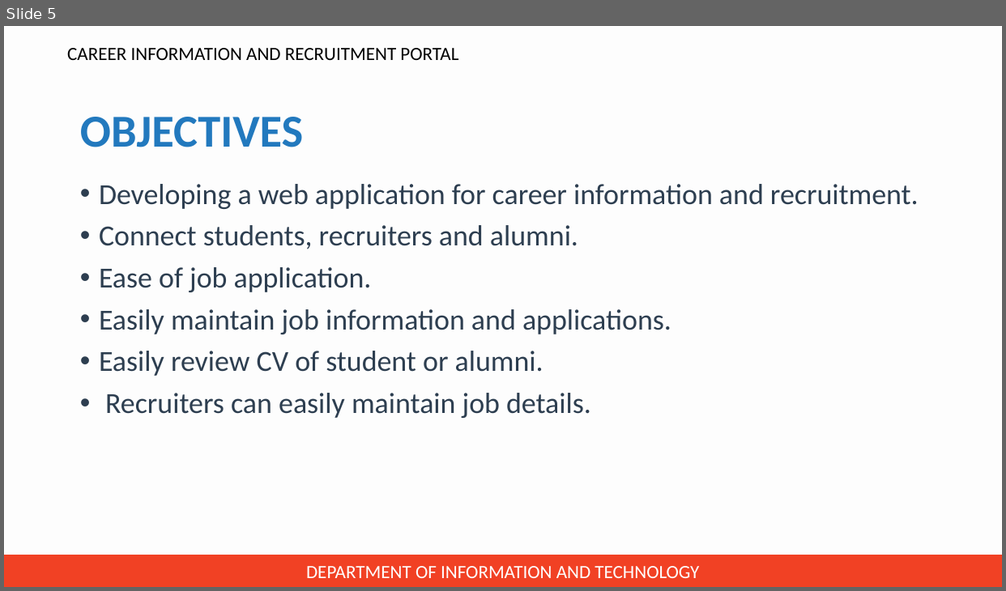
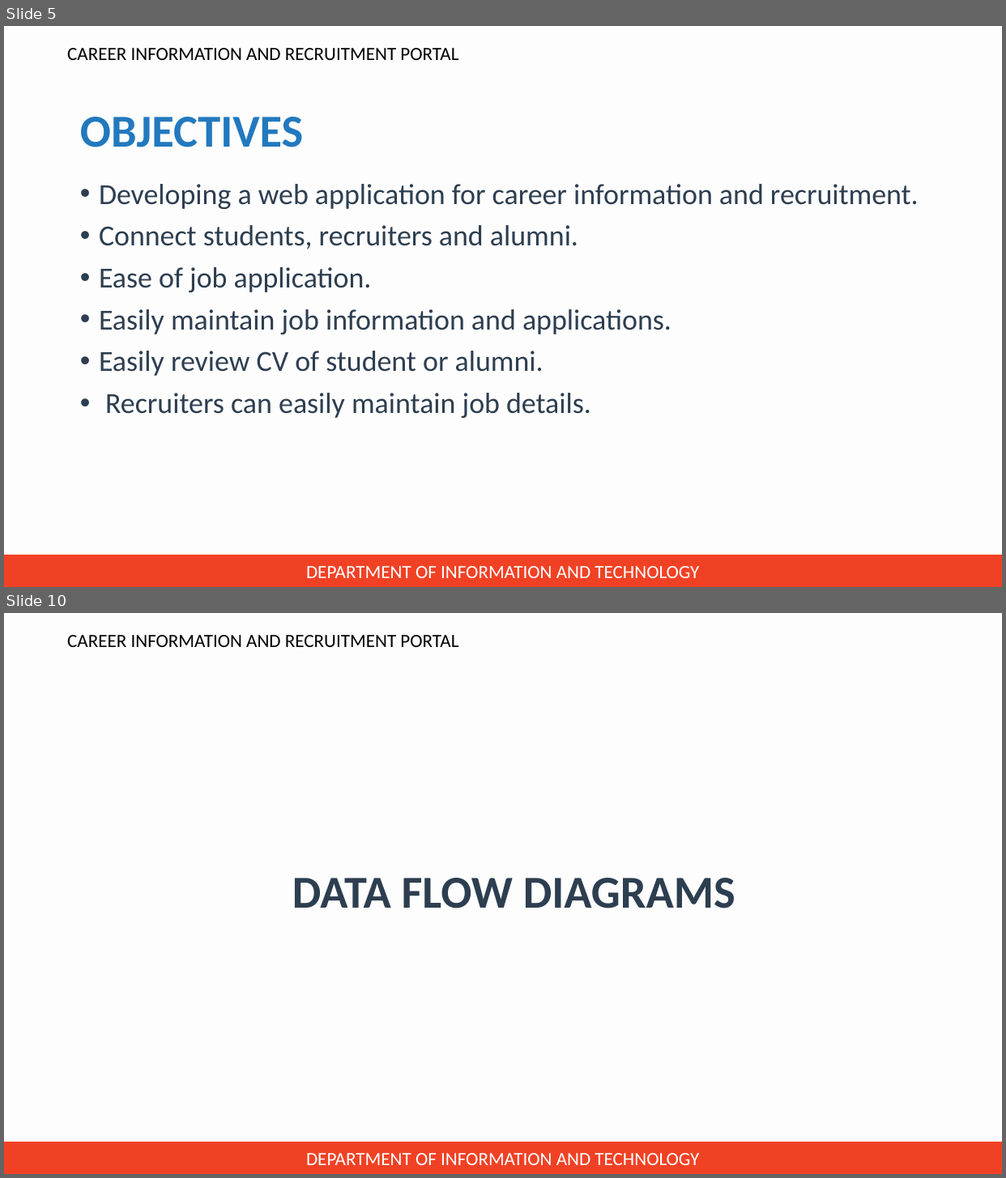
Before and after one commit to jincy-p-janardhanan/Career-Information-and-Recruitment-Portal, a slide deck: Presentation for zeroth review/PPT for zeroth review.pptx. Shown one above the other, each under a label of ours: slide 5 before the commit, slides 5 and 10 after it; the slides between them are not shown. The pictures are 1006x591 and 1006x1178 pixels, drawn with LibreOffice and Linux fonts; fonts in the diff are those of the drawing; background and template pictures are left out. Boxes give left, top, right and bottom in pixels: in the first picture for what was removed or moved away, otherwise in the second. Text is boxed around its words. In the diff, an @@ line names an element or a change of style, - is before the commit and + after.

```diff
--- a/Presentation for zeroth review/PPT for zeroth review.pptx
+++ b/Presentation for zeroth review/PPT for zeroth review.pptx
@@ slide 10 added at bbox=[4, 613, 1002, 1174], background #F2F2F2 at 9% opacity; not listed: 2 template elements that a slide beside it also shows @@
@@ title added at bbox=[292, 878, 735, 909], 44 pt, text #2D3E50, bold @@
+DATA FLOW DIAGRAMS
```
Also in this commit, not shown: 5 slides changed, 28 other slides added, 2 slides removed.
